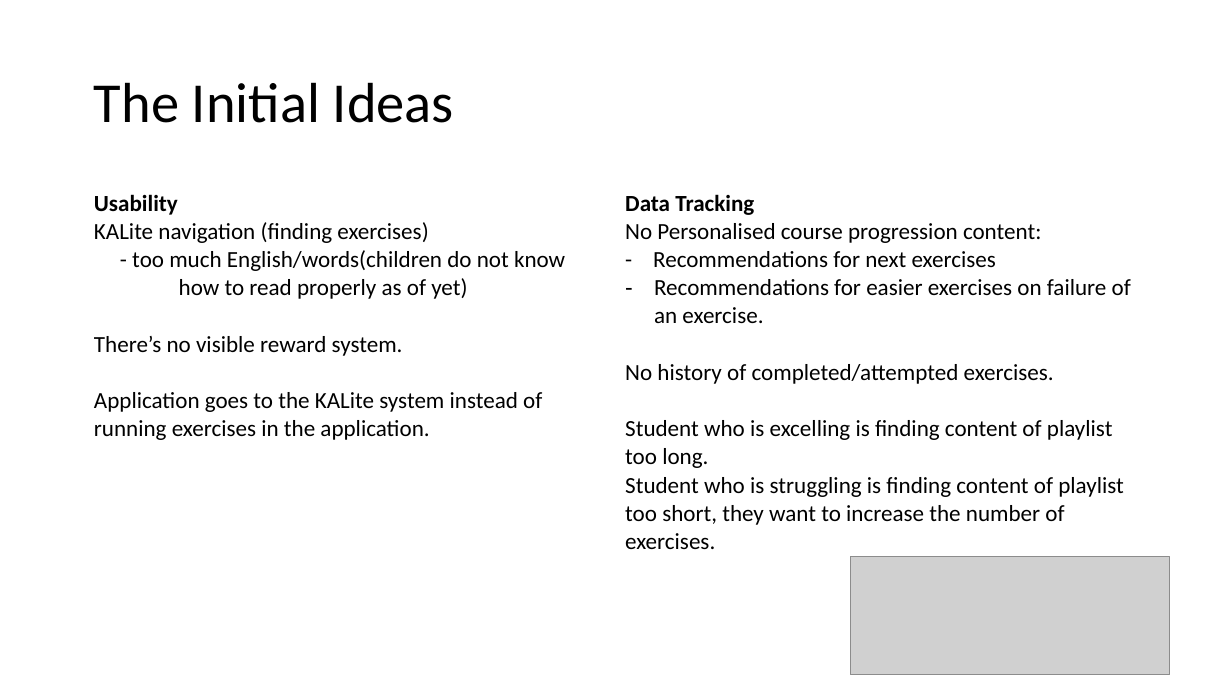
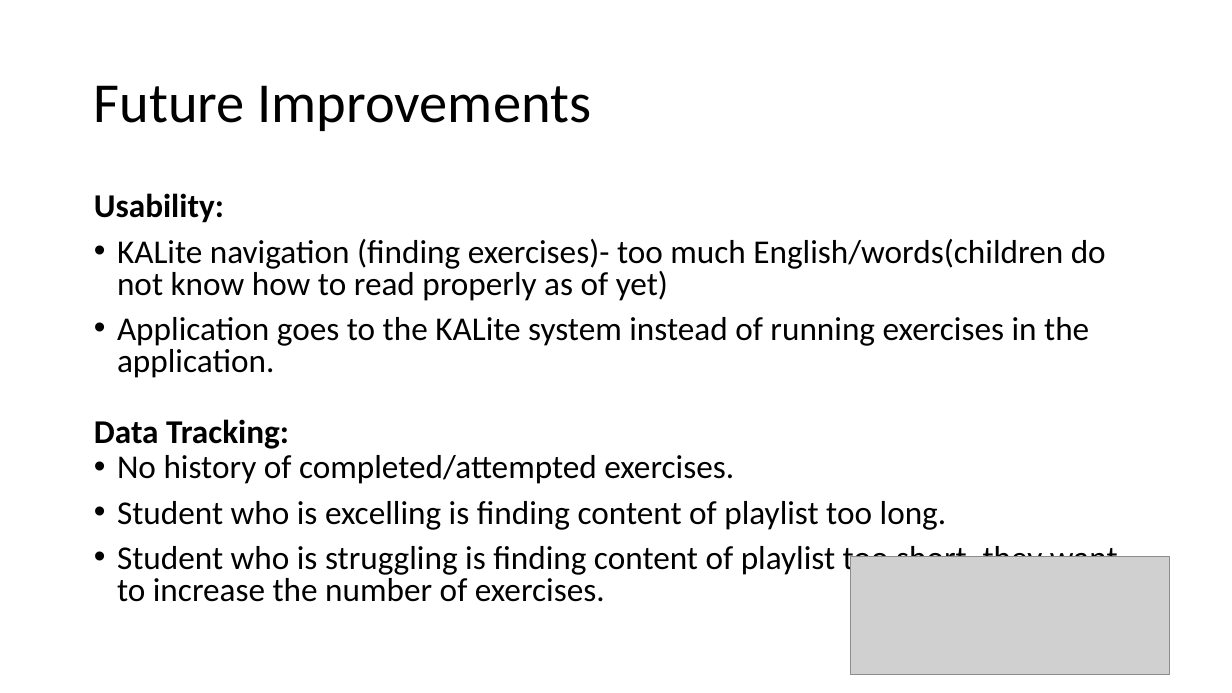
Before and after one commit to Ldn2016/team-19, a slide deck: slide 6 of 19presentation.pptx (slide 4 before the commit). Drawn at 1232x693 pixels with LibreOffice and Linux fonts; fonts in the diff are those of the drawing; grey boxes stand for pictures. Boxes give left, top, right and bottom in pixels: in the first picture for what was removed or moved away, otherwise in the second. Text is boxed around its words. In the diff, an @@ line names an element or a change of style, - is before the commit and + after.

Commit message:
final presentation

```diff
--- a/19presentation.pptx
+++ b/19presentation.pptx
@@ title at (94, 85, 591, 131): text changed @@
-The Initial Ideas
+Future Improvements
@@ table removed at (85, 185, 1148, 592), 2 rows, 2 columns @@
-Usability / KALite navigation (finding exercises) / - too much English/words(children do not know …….how to read properly as of yet) / There’s no visible reward system. / Application goes to the KALite system instead of running exercises in the application. | Data Tracking / No Personalised course progression content: / - Recommendations for next exercises / Recommendations for easier exercises on failure of an exercise. / No history of completed/attempted exercises. / Student who is excelling is finding content of playlist too long. / Student who is struggling is finding content of playlist too short, they want to increase the number of exercises.
- | 
@@ text added at (94, 193, 1118, 602), 25.9 pt, text #000000 @@
+Usability:
+• KALite navigation (finding exercises)- too much English/words(children do not know how to read properly as of yet)
+• Application goes to the KALite system instead of running exercises in the application.
+Data Tracking:
+• No history of completed/attempted exercises.
+• Student who is excelling is finding content of playlist too long.
+• Student who is struggling is finding content of playlist too short, they want to increase the number of exercises.
```
Also in this commit, not shown: 2 other slides changed, 1 slide added, 1 other file.
